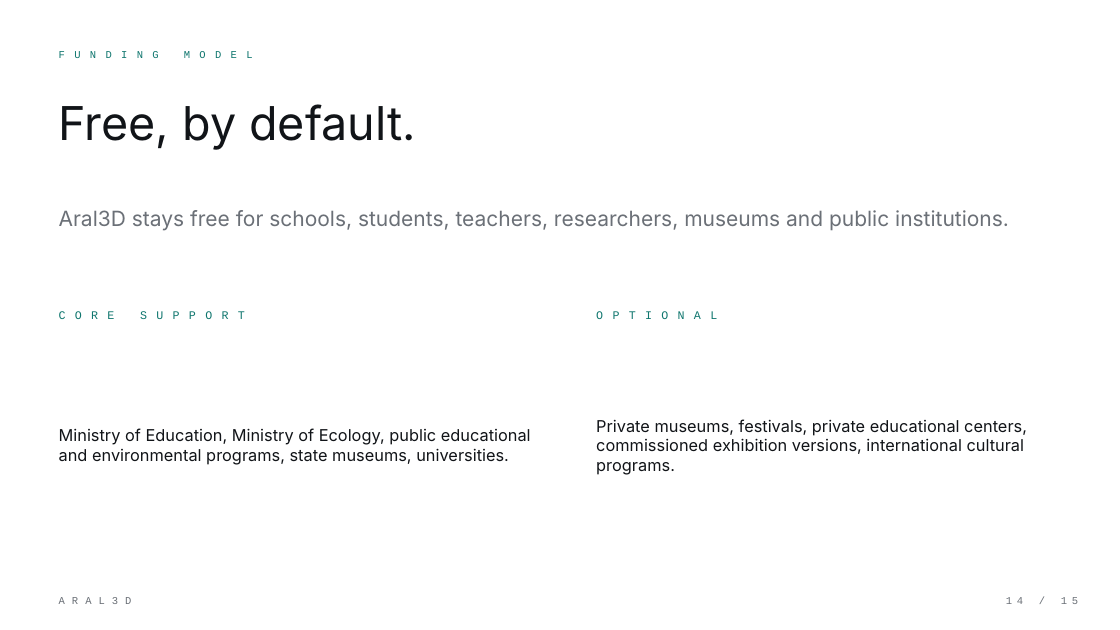
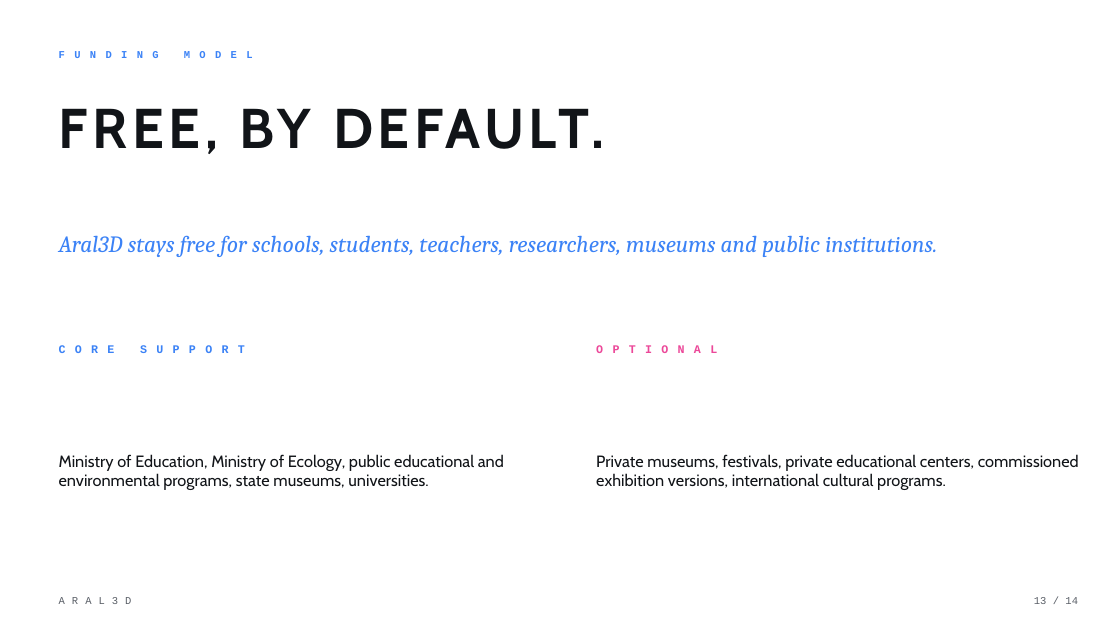
Before and after one commit to timateus/aral3d, a slide deck: slide 13 of public/aral3d-presentation.pptx (slide 14 before the commit). Drawn at 1120x630 pixels with LibreOffice and Linux fonts; fonts in the diff are those of the drawing. Boxes give left, top, right and bottom in pixels: in the first picture for what was removed or moved away, otherwise in the second. Text is boxed around its words. In the diff, an @@ line names an element or a change of style, - is before the commit and + after.

```diff
--- a/public/aral3d-presentation.pptx
+++ b/public/aral3d-presentation.pptx
@@ text "FUNDING MODEL" at (50, 42, 891, 67): text colour #0F766E to #3B82F6, bold on @@
@@ text at (59, 108, 604, 154): text changed; size 40 to 48 pt; font Inter to Cabin; bold on @@
-Free, by default.
+FREE, BY DEFAULT.
@@ text "Aral3D stays free for schools, ...": place and size @@
-text "Aral3D stays free for schools, ..." at (59, 210, 1009, 231)
+text "Aral3D stays free for schools, ..." at (59, 235, 937, 257)
@@ text "Aral3D stays free for schools, ..." at (59, 235, 937, 257): size 18 to 20 pt, font Inter to Cambria, text colour #6B7077 to #3B82F6, italic on @@
@@ text "CORE SUPPORT" at (50, 336, 555, 361): text colour #0F766E to #3B82F6, bold on @@
@@ text "CORE SUPPORT": place and size @@
-text "CORE SUPPORT" at (50, 302, 555, 328)
+text "CORE SUPPORT" at (50, 336, 555, 361)
@@ text "OPTIONAL": place and size @@
-text "OPTIONAL" at (588, 302, 1092, 328)
+text "OPTIONAL" at (588, 336, 1092, 361)
@@ text "OPTIONAL" at (588, 336, 1092, 361): text colour #0F766E to #EC4899, bold on @@
@@ text "Ministry of Education, Ministry of ...": place and size @@
-text "Ministry of Education, Ministry of ..." at (59, 428, 531, 465)
+text "Ministry of Education, Ministry of ..." at (59, 454, 504, 490)
@@ text "Ministry of Education, Ministry of ..." at (59, 454, 504, 490): font Inter to Cabin @@
@@ text "Private museums, festivals, private educational ..." at (596, 454, 1079, 490): font Inter to Cabin @@
@@ text "Private museums, festivals, private educational ...": place and size @@
-text "Private museums, festivals, private educational ..." at (596, 419, 1027, 475)
+text "Private museums, festivals, private educational ..." at (596, 454, 1079, 490)
@@ text "ARAL3D" at (50, 588, 555, 613): text colour #6B7077 to #5B6068 @@
@@ text at (1034, 597, 1078, 604): text changed; text colour #6B7077 to #5B6068 @@
-14 / 15
+13 / 14
```
Also in this commit, not shown: 11 other slides changed, 2 slides added, 3 slides removed, 16 other files.
